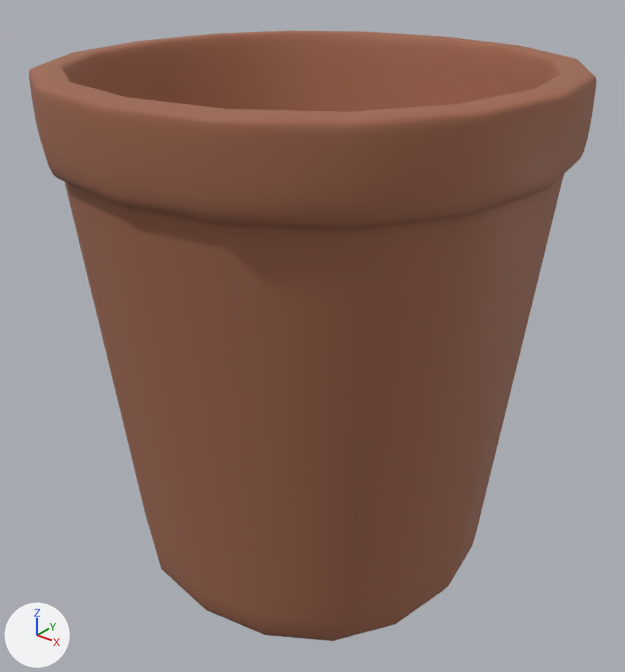
The Blender file 3D Models/flowerpot.blend: old version first, new version second.
Rendered twice from a 50 mm camera at (1.91, -2.39, 1.45) aimed at (0.01, -0.01, -0.03). Arrows for +X, +Y and +Z are at lower left; the lights stay in place.
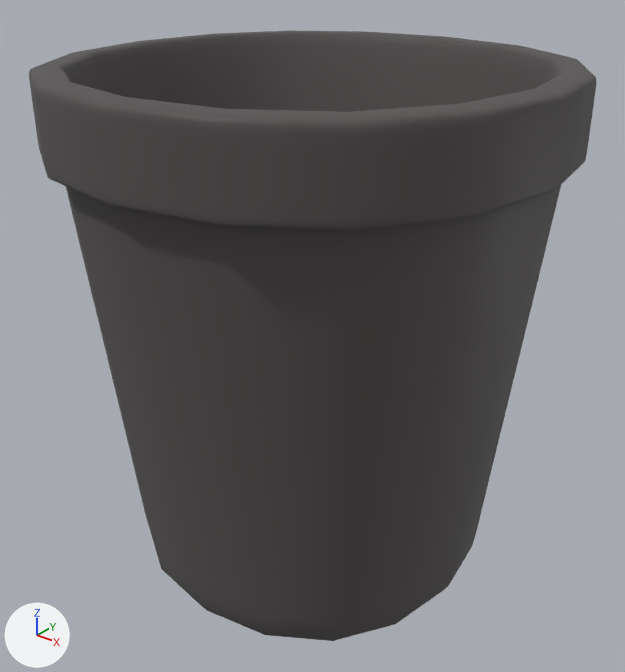
Changed parts and their boxes (x1, y1, x2, y2) in the pictures (625 x 672 px):
```json
{"part": 1, "of": "me_cube_002", "change": "built on", "before": [30, 87, 595, 216], "after": [30, 87, 595, 232]}
{"part": 2, "of": "me_cube_002", "change": "recoloured", "before": [29, 30, 596, 641], "after": [29, 30, 596, 641], "on screen": "brown to grey"}
```

The change, as JSON lines over the scene's bpy script:
```json
{"op": "add", "block": "mat_pot_alt", "code": ["mat_pot_alt = principled_material('pot alt')", "mat_pot_alt.base_color = (0.0844, 0.0762, 0.0762)  # dark grey #524e4e", "mat_pot_alt.roughness = 1.0", "mat_pot_alt.coat_weight = 0.37", "mat_pot_alt.coat_roughness = 0.542"]}
{"block": "me_cube_002", "where": "# used by ob_cube; location = (0.0, 0.0, -0.053); scale = (1.0, 1.0, 2.0)"}
{"op": "remove", "block": "me_cube_002", "code": "me_cube_002.from_pydata(...)  # 48 vertices, 46 faces; spans x -1.0..1.0, y -1.0..1.0, z -0.47..0.53"}
{"op": "add", "block": "me_cube_002", "code": "me_cube_002.from_pydata(...)  # 52 vertices, 50 faces; spans x -1.0..1.0, y -1.0..1.0, z -0.47..0.53"}
{"block": "me_cube_002", "change": "me_cube_002 part 1"}
{"block": "me_cube_002", "change": "4 faces are deleted"}
{"block": "me_cube_002", "change": "4 vertices are added at (-1.0, 1.0, 0.39), (1.0, 1.0, 0.39), (1.0, -1.0, 0.39), (-1.0, -1.0, 0.39)"}
{"block": "me_cube_002", "change": "8 new faces join them"}
{"block": "me_cube_002", "change": "me_cube_002 part 2: 42 faces spanning x -1.0..1.0, y -1.0..1.0, z -0.47..0.53 switch from mat_material_001 (brown #9f654b) to mat_pot_alt (dark grey #524e4e)"}
```
